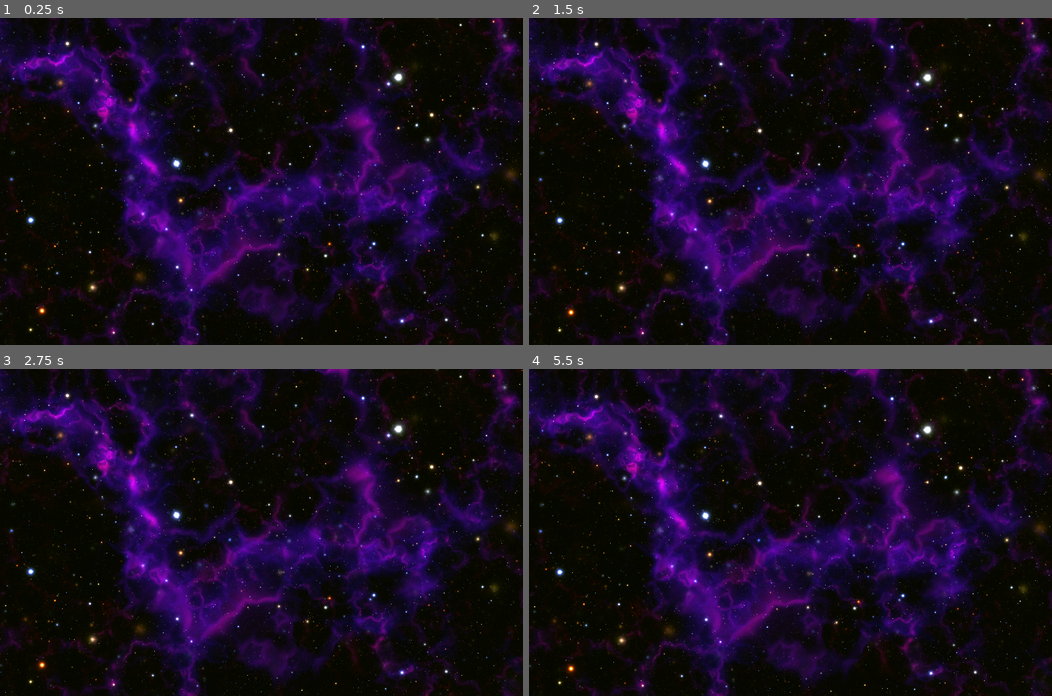
Above: before the commit, frames 1-4 (two rows, left to right).
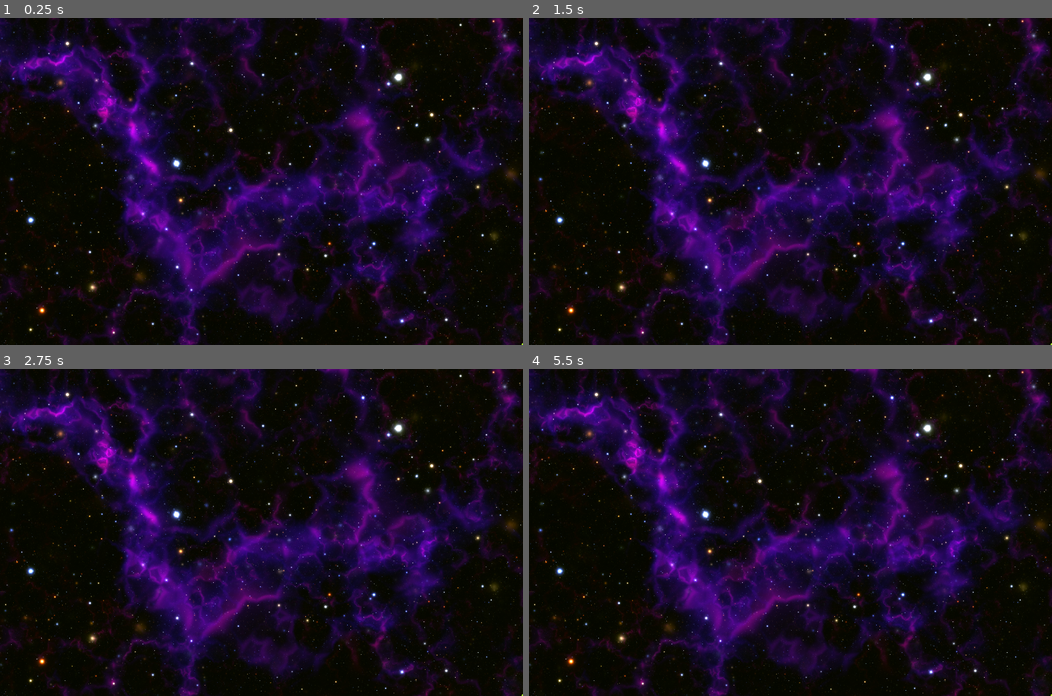
Above: after the commit, the same moments.

Repository: docwhat/screams-into-the-void
Game: Godot game, scene res://main.tscn
The game is run twice, just before and just after one commit, with the same random seed, the same clock (stepped at 60 frames per second) and the same inputs.
Inputs:
- Up to frame 1 (0.25 s): no input
- Up to frame 2 (1.5 s): no input
- Up to frame 3 (2.75 s): no input
- Up to frame 4 (5.5 s): no input

The runs differ from the first frame. In frame 1, 0.4% of the frame differs, in the area x 0-100%, y 0-100%; in frame 2, 2.1%; in frame 3, 4.8%; in frame 4, 11%.

Commit message:
checkpoint

Diff:
--- /dev/null
+++ b/character.gd
@@ -0,0 +1,15 @@
+
+extends CharacterBody2D
+
+const speed = 100
+
+func _ready() -> void:
+	# Put the character at the center of the screen
+	position = get_viewport().get_size() / 2
+
+func _physics_process(_delta: float) -> void:
+	velocity = Vector2(0, -1) * speed
+	move_and_slide()
+
+func _draw() -> void:
+	draw_circle(position, 3.0, Color.GREEN_YELLOW)
--- a/main.tscn
+++ b/main.tscn
@@ -1,6 +1,7 @@
-[gd_scene load_steps=3 format=3 uid="uid://drbf8d237goj"]
+[gd_scene load_steps=4 format=3 uid="uid://drbf8d237goj"]
 
 [ext_resource type="Shader" uid="uid://ded0dkcink1km" path="res://starfield.gdshader" id="1_ig7tw"]
+[ext_resource type="Script" uid="uid://d0yngcc1gaxcd" path="res://character.gd" id="2_h2yge"]
 
 [sub_resource type="ShaderMaterial" id="ShaderMaterial_0xm2m"]
 shader = ExtResource("1_ig7tw")
@@ -16,3 +17,8 @@
 anchor_bottom = 1.0
 grow_horizontal = 2
 grow_vertical = 2
+
+[node name="Character" type="CharacterBody2D" parent="."]
+script = ExtResource("2_h2yge")
+
+[node name="Camera" type="Camera2D" parent="Character"]
--- a/starfield.gdshader
+++ b/starfield.gdshader
@@ -36,7 +36,7 @@
   for (int i = 0; i < 6; ++i) {
     float mag = dot(p, p);
     // This moves the cloud around.
-    p = abs(p) / mag + vec3(-.5, -.8 + 0.1*sin(-time*0.1 + 2.0), -1.1+0.3*cos(time*0.3));
+    p = abs(p) / mag + vec3(-.5, -.8 + 0.1*sin(-TIME*0.1 + 2.0), -1.1+0.3*cos(time*0.3));
     float w = exp(-float(i) / 7.);
     accum += w * exp(-strength * pow(abs(mag - prev), 2.3));
     tw += w;
@@ -44,6 +44,8 @@
   }
   return max(0., 5. * accum / tw - .7);
 }
+
+const float speed = 0.0; // -0.001;
 
 void fragment() {
   vec2 uv2 = 2. * FRAGCOORD.xy / vec2(512) - 1.;
@@ -53,30 +55,30 @@
 
   //get coords and direction
   vec2 uv = uvs;
-  //mouse rotation
+
   float a_xz = 0.9;
-  float a_yz = -.6;
-  float a_xy = 0.9 + time*0.08;
+  float a_yz = -0.6;
+  float a_xy = 0.98;
 
   mat2 rot_xz = mat2(vec2(cos(a_xz),sin(a_xz)),vec2(-sin(a_xz),cos(a_xz)));
   mat2 rot_yz = mat2(vec2(cos(a_yz),sin(a_yz)),vec2(-sin(a_yz),cos(a_yz)));
   mat2 rot_xy = mat2(vec2(cos(a_xy),sin(a_xy)),vec2(-sin(a_xy),cos(a_xy)));
 
-  vec3 view_position = vec3(0.0, TIME * -0.001, 0.0);
+  vec3 view_position = vec3(0.0, TIME * speed, 0.0);
   float v2 =1.0;
   vec3 dir=vec3(uv*zoom,1.);
   vec3 from=vec3(0.0, 0.0,0.0);
 
   from.x -= 2.0*(view_position.x-0.5);
-  from.y -= 2.0*(view_position.y-0.5) - 0.001*TIME;
+  from.y -= 2.0*(view_position.y-0.5) - speed * TIME;
 
-  dir.xy*=rot_xy;
-  dir.xz*=rot_xz;
-  dir.yz*= rot_yz;
+  dir.xy *= rot_xy;
+  dir.xz *= rot_xz;
+  dir.yz *= rot_yz;
 
-  from.xy*=-1.0*rot_xy;
-  from.xz*=rot_xz;
-  from.yz*= rot_yz;
+  from.xy *= - 1.0 * rot_xy;
+  from.xz *= rot_xz;
+  from.yz *= rot_yz;
 
   //zoom
   float zooom = 0.0; // disabled
Not shown, added: character.gd.uid
Not shown, changed: .editorconfig
